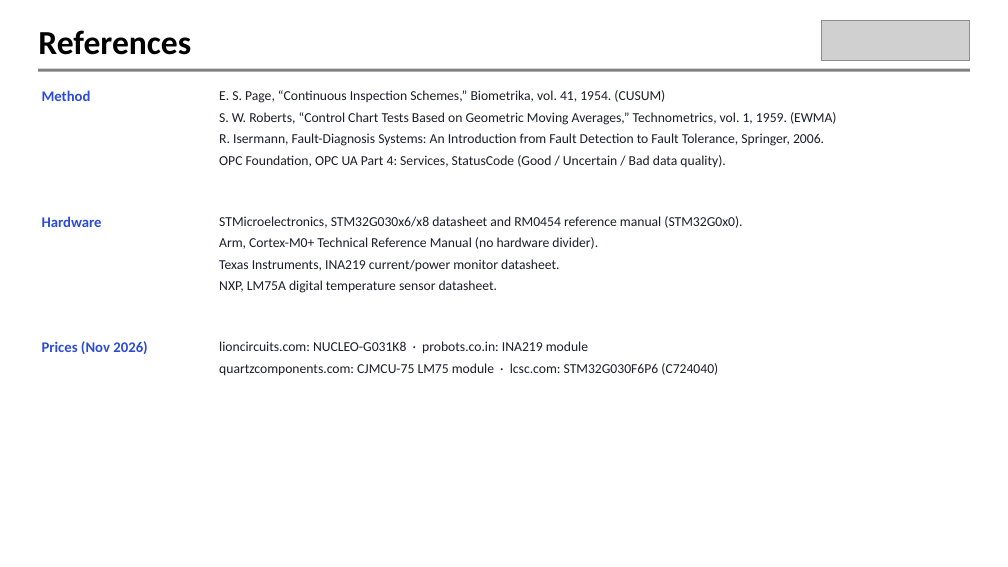
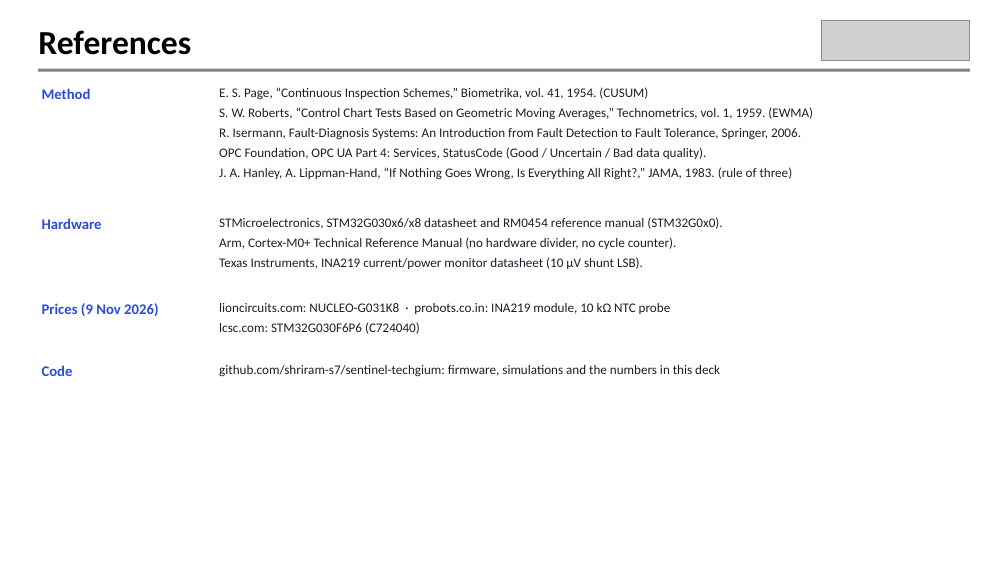
Before and after one commit to shriram-s7/sentinel-techgium, a slide deck: slide 13 of docs/22825_TG10_Presentation Round.pptx (slide 12 before the commit). Drawn at 1008x567 pixels with LibreOffice and Linux fonts; fonts in the diff are those of the drawing; grey boxes stand for pictures; background and template pictures are left out. Boxes give left, top, right and bottom in pixels: in the first picture for what was removed or moved away, otherwise in the second. Text is boxed around its words. In the diff, an @@ line names an element or a change of style, - is before the commit and + after.

```diff
--- a/docs/22825_TG10_Presentation Round.pptx
+++ b/docs/22825_TG10_Presentation Round.pptx
@@ text at (219, 87, 813, 159): size 13 to 12.5 pt in "E. S. Page, “Continuous Inspection Schemes,” Biometrika, ...", "S. W. Roberts, “Control Chart Tests Based ...", "R. Isermann, Fault-Diagnosis Systems: An Introduction from ...", "OPC Foundation, OPC UA Part 4: Services, ..."; less space between paragraphs @@
@@ text at (219, 167, 793, 180): paragraph added @@
+J. A. Hanley, A. Lippman-Hand, “If Nothing Goes Wrong, Is Everything All Right?,” JAMA, 1983. (rule of three)
@@ text at (219, 237, 677, 269): text changed; size 13 to 12.5 pt @@
-Arm, Cortex-M0+ Technical Reference Manual (no hardware divider).
-Texas Instruments, INA219 current/power monitor datasheet.
-NXP, LM75A digital temperature sensor datasheet.
+Arm, Cortex-M0+ Technical Reference Manual (no hardware divider, no cycle counter).
+Texas Instruments, INA219 current/power monitor datasheet (10 µV shunt LSB).
@@ text at (219, 217, 722, 229): size 13 to 12.5 pt in "STMicroelectronics, STM32G030x6/x8 datasheet and RM0454 refe ..." @@
@@ text at (42, 303, 158, 316): text changed @@
-Prices (Nov 2026)
+Prices (9 Nov 2026)
@@ text at (219, 303, 671, 334): text changed; size 13 to 12.5 pt @@
-lioncircuits.com: NUCLEO-G031K8 · probots.co.in: INA219 module
-quartzcomponents.com: CJMCU-75 LM75 module · lcsc.com: STM32G030F6P6 (C724040)
+lioncircuits.com: NUCLEO-G031K8 · probots.co.in: INA219 module, 10 kΩ NTC probe
+lcsc.com: STM32G030F6P6 (C724040)
@@ text added at (42, 365, 73, 376), 14 pt, text #2B4BD8, bold @@
+Code
@@ text added at (219, 365, 720, 377), 12.5 pt, text #1B1F2A @@
+github.com/shriram-s7/sentinel-techgium: firmware, simulations and the numbers in this deck
```
Also in this commit, not shown: 10 other slides changed, 1 slide added, 22 other files.
